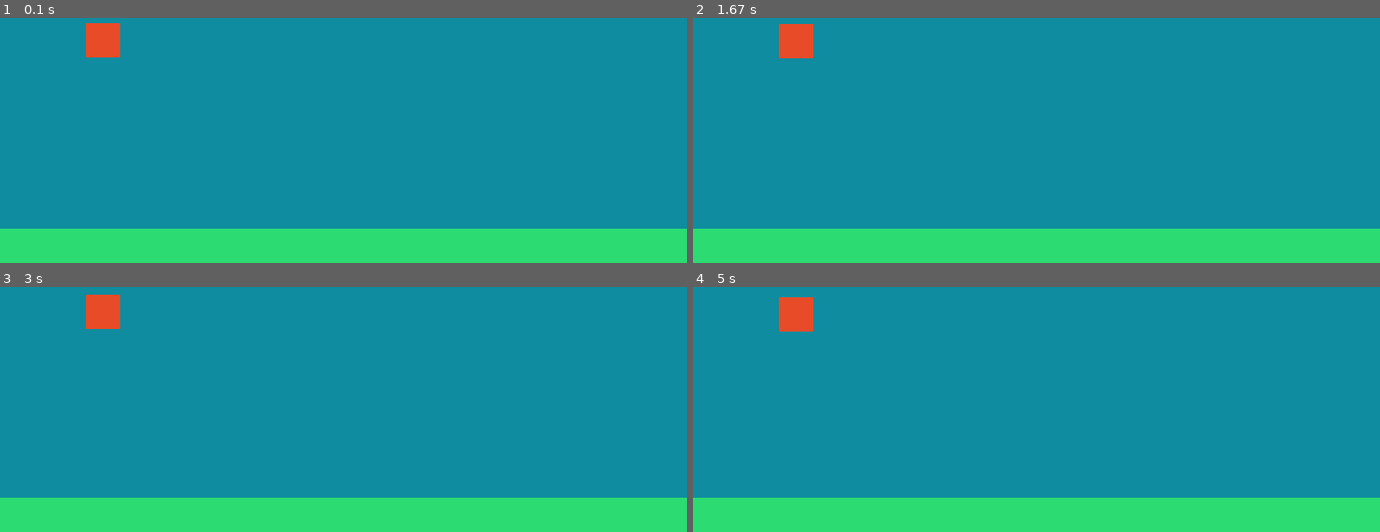
Above: before the commit, frames 1-4 (two rows, left to right).
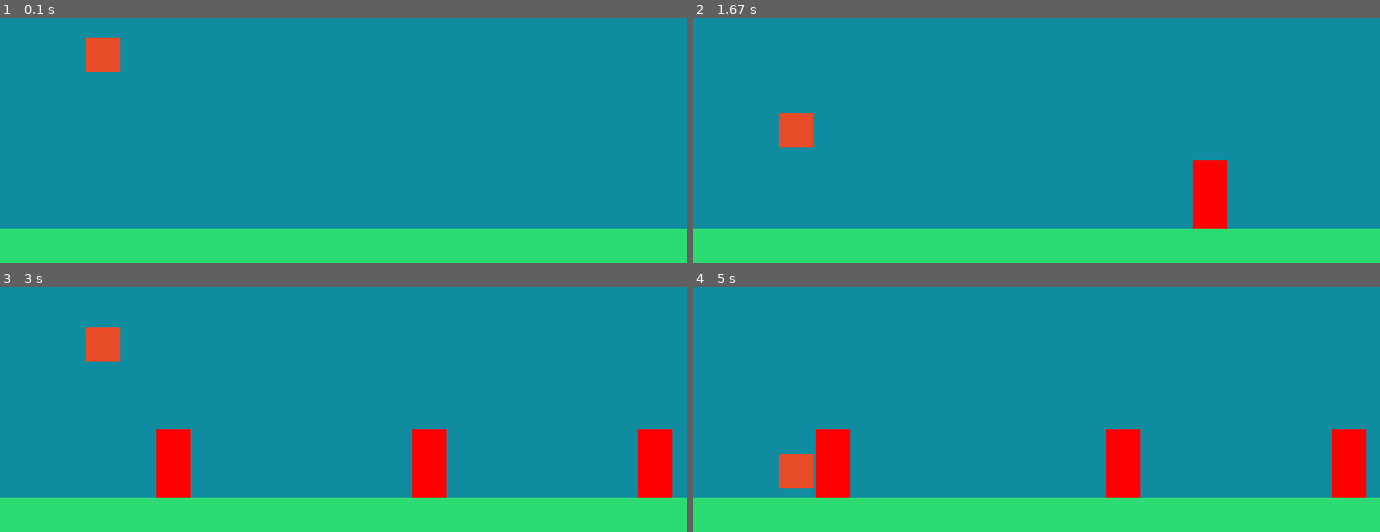
Above: after the commit, the same moments.

Repository: Mrbanano/pygame01
Game: pygame game, started from main.py
Same seed, same stepped clock (60 frames per second), same inputs: the game is played once before the commit and once after it.
Inputs:
- Up to frame 1 (0.1 s): no input
- Up to frame 2 (1.67 s): tap Space at 0.33, 0.73, 1.03, 1.23, 1.57 s
- Up to frame 3 (3 s): tap Space at 1.87, 2.07, 2.37, 2.63, 2.97 s
- Up to frame 4 (5 s): tap Space at 3.27, 3.4, 3.8, 4.1, 4.47, 4.87 s

The runs differ from the first frame. In frame 1, 0.6% of the frame differs, in the area x 12-18%, y 2-23%; in frame 2, 2.8%; in frame 3, 5.5%; in frame 4, 5.6%, in the area x 12-98%, y 4-87%.

Commit message:
fix fps limitid 60

Diff:
--- a/game/config.py
+++ b/game/config.py
@@ -1,5 +1,6 @@
 WITDH = 800
 HEIGHT=400
+FPS=60
 
 TITLE = 'Super Game!!'
 
@@ -9,7 +10,7 @@
 ORANGE=(232,75,39)
 RED=(255,0,0)
 
-PLAYER_GRAV= 0.01
-SPEED = 0.01
+PLAYER_GRAV= 1.2
+SPEED = 5
 
 MAX_WALLS = 10
--- a/game/game.py
+++ b/game/game.py
@@ -15,6 +15,8 @@
         pygame.display.set_caption(TITLE)
 
         self.running = True
+
+        self.clock =pygame.time.Clock()
 
     def star(self):
         self.new()
@@ -38,7 +40,7 @@
 
     def generate_walls(self):
 
-        last_position = WITDH + 100
+        last_position = WITDH + 10
 
         if not len(self.walls)>0:
 
@@ -54,6 +56,7 @@
     def run (self):
 
         while self.running:
+            self.clock.tick(FPS)
             self.event()
             self.draw()
             self.update()
@@ -79,5 +82,10 @@
 
         self.player.validate_platform(self.platform)
 
+        wall = self.player.collide_with(self.walls)
+        if wall:
+            self.stop()
+            print('colision')
+
     def stop(self):
         pass
--- a/game/player.py
+++ b/game/player.py
@@ -19,6 +19,12 @@
 
         self.can_jump = False
 
+    def collide_with(self,sprites):
+        objects = pygame.sprite.spritecollide(self,sprites, False)
+        if objects:
+            return objects[0]
+
+
     def validate_platform(self,platform):
        result = pygame.sprite.collide_rect(self, platform)
        if result:
